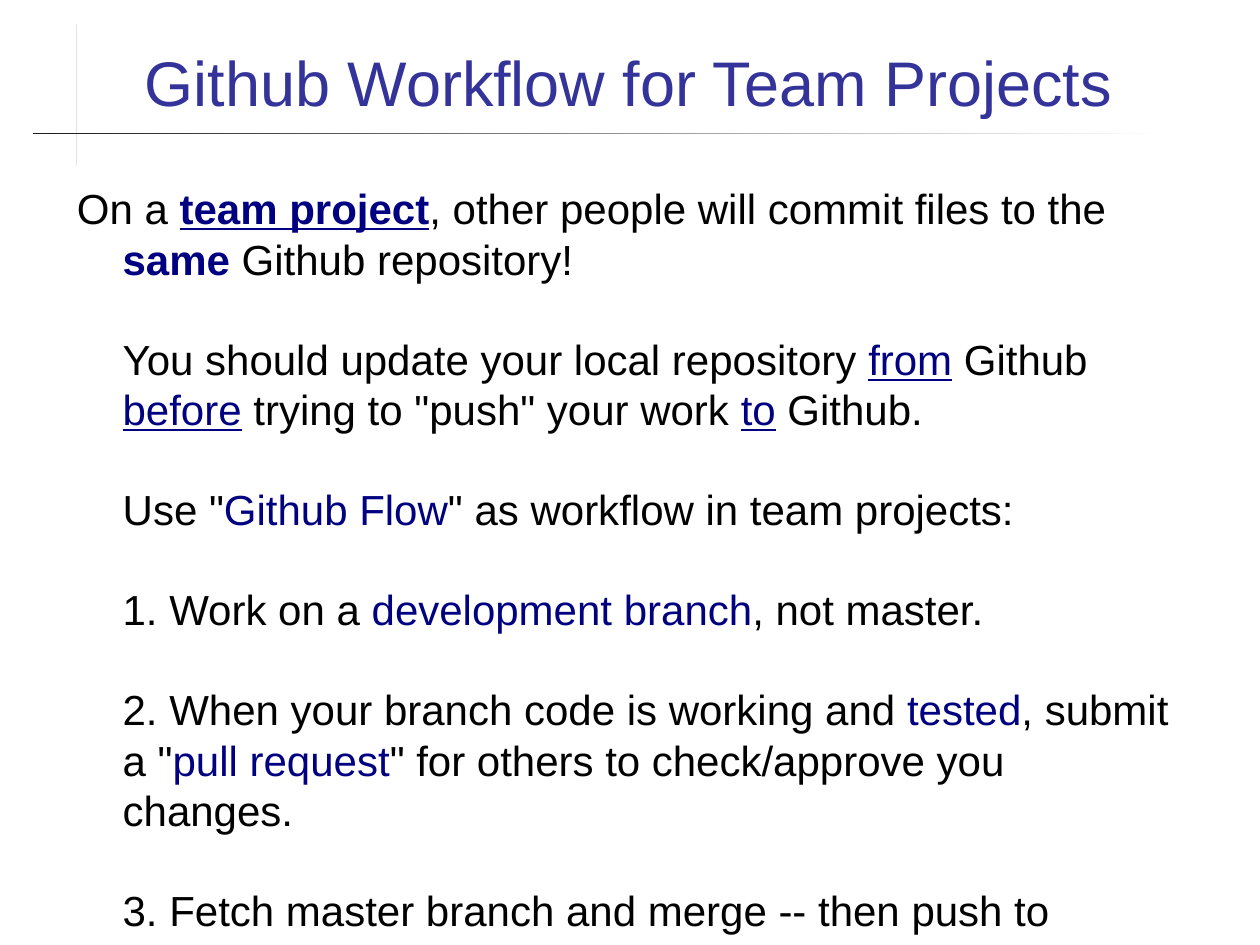
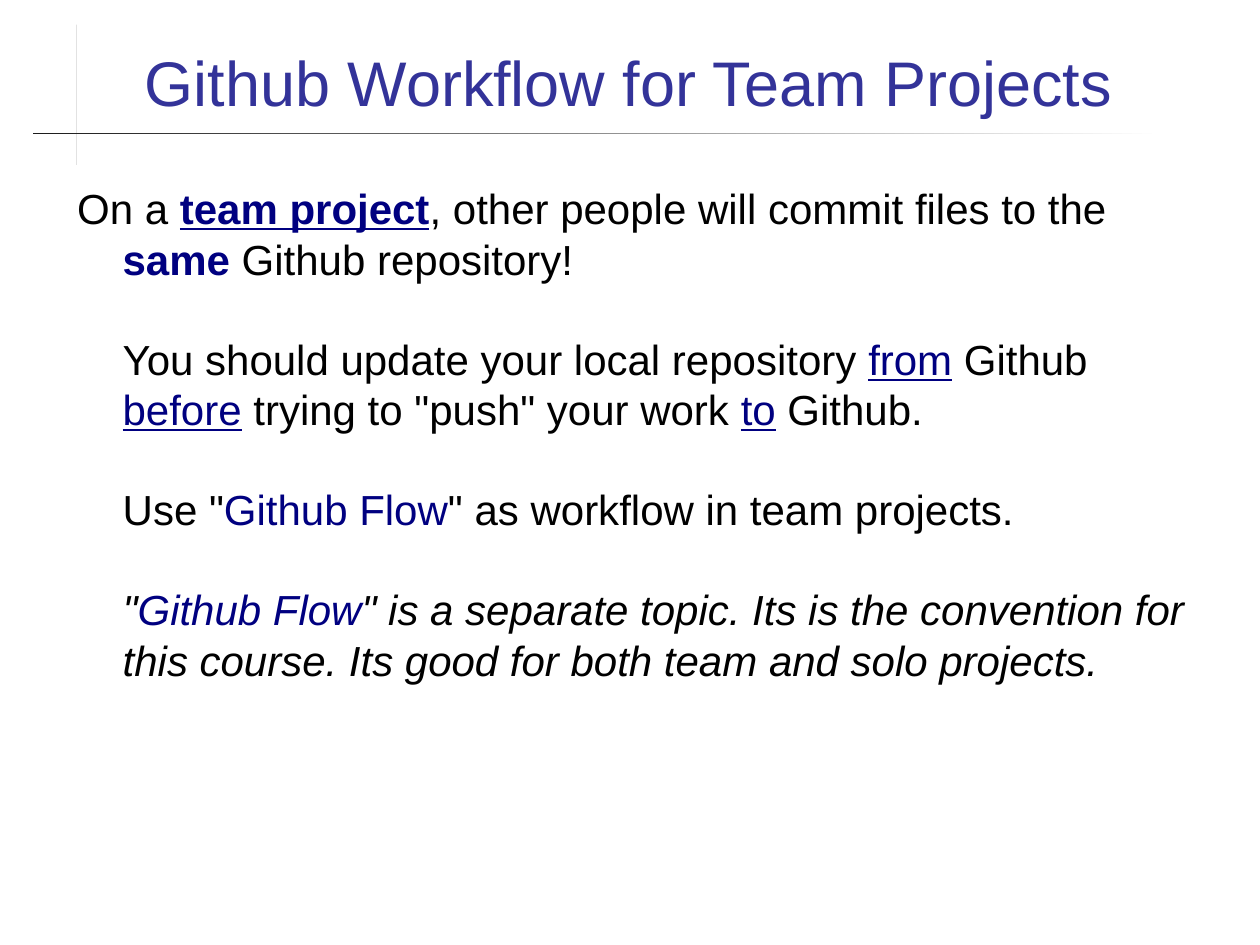
Before and after one commit to skeoop/skeoop.github.io, a slide deck: slide 18 of git/Using-Github.ppt (slide 16 before the commit). Drawn at 1260x945 pixels with LibreOffice and Linux fonts; fonts in the diff are those of the drawing. Boxes give left, top, right and bottom in pixels: in the first picture for what was removed or moved away, otherwise in the second. Text is boxed around its words. In the diff, an @@ line names an element or a change of style, - is before the commit and + after.

```diff
--- a/git/Using-Github.ppt
+++ b/git/Using-Github.ppt
@@ text at [123,494,1184,684]: text changed; italic on @@
-Use "Github Flow" as workflow in team projects:
-1. Work on a development branch, not master.
-2. When your branch code is working and tested, submit a "pull request" for others to check/approve you changes.
-3. Fetch master branch and merge -- then push to github.
+Use "Github Flow" as workflow in team projects.
+"Github Flow" is a separate topic. Its is the convention for this course. Its good for both team and solo projects.
```
Also in this commit, not shown: 12 other slides changed, 2 slides added, 12 other files.
